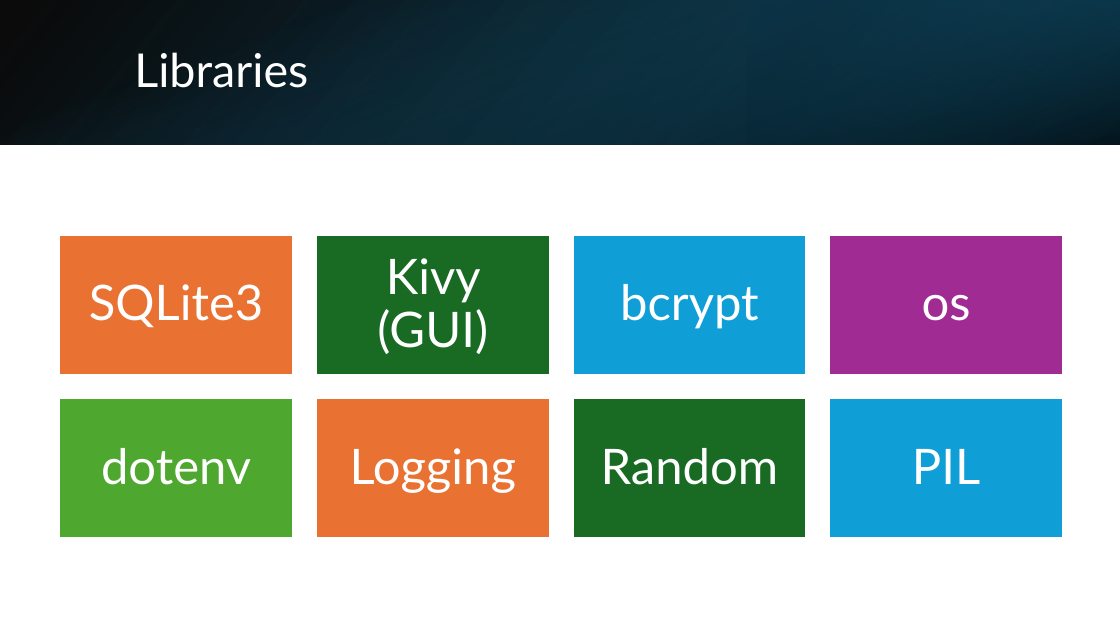
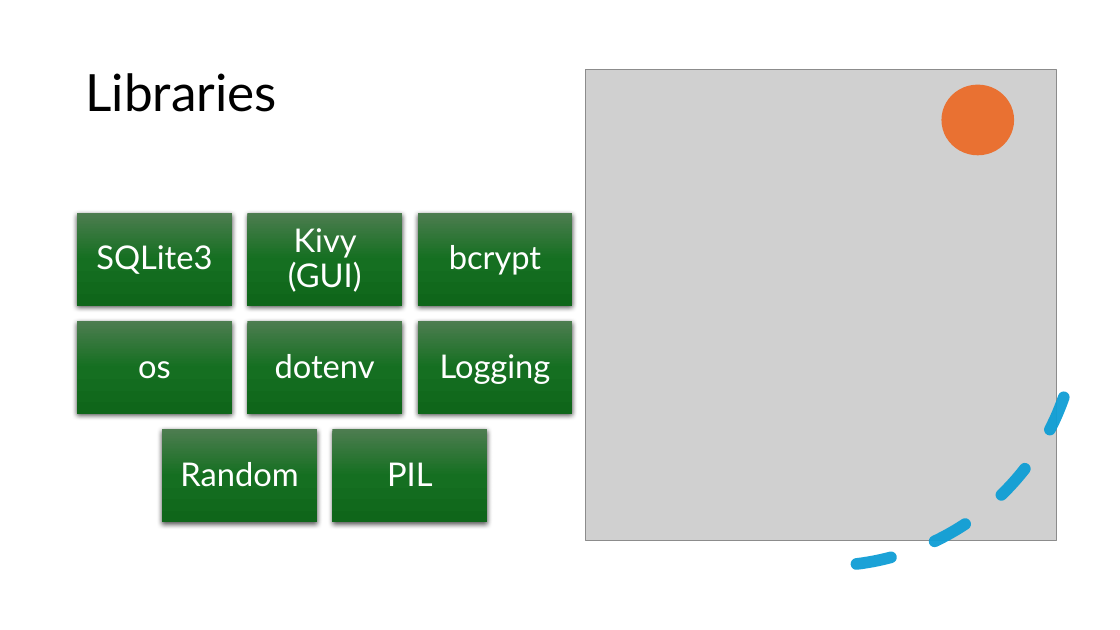
Before and after one commit to AishiDaBoi/BlackJackGUI, a slide deck: slide 3 of presentation/BlackJack.pptx. Drawn at 1120x630 pixels with LibreOffice and Linux fonts; fonts in the diff are those of the drawing; grey boxes stand for pictures. Boxes give left, top, right and bottom in pixels: in the first picture for what was removed or moved away, otherwise in the second. Text is boxed around its words. In the diff, an @@ line names an element or a change of style, - is before the commit and + after.

```diff
--- a/presentation/BlackJack.pptx
+++ b/presentation/BlackJack.pptx
@@ rectangle removed at bbox=[0, 0, 1120, 145] @@
@@ rectangle removed at bbox=[0, 0, 1120, 145] @@
@@ rectangle removed at bbox=[747, 0, 1120, 145] @@
@@ title "Libraries": place and size @@
-title "Libraries" at bbox=[134, 52, 308, 88]
+title "Libraries" at bbox=[85, 73, 276, 112]
@@ title "Libraries" at bbox=[85, 73, 276, 112]: size 40 to 44 pt, text colour #FFFFFF to #000000 @@
@@ arc (boxed as its full ellipse) added at bbox=[548, 35, 1106, 593], outline #0F9ED5 10 pt dashed @@
@@ picture added at bbox=[586, 70, 1056, 540] @@
@@ ellipse added at bbox=[942, 85, 1015, 155], fill #E97132 @@
@@ text "SQLite3": place and size @@
-text "SQLite3" at bbox=[89, 284, 263, 328]
+text "SQLite3" at bbox=[96, 245, 212, 274]
@@ rectangle at bbox=[77, 213, 232, 306]: fill #E97132 to gradient #4D7E50 to #156F21 to #0F661B; outline #FFFFFF 1.5 pt to none; shadow on @@
@@ rectangle: place and size @@
-rectangle at bbox=[60, 235, 293, 376]
+rectangle at bbox=[77, 213, 232, 306]
@@ text "Kivy (GUI)": place and size @@
-text "Kivy (GUI)" at bbox=[377, 258, 488, 354]
+text "Kivy (GUI)" at bbox=[288, 228, 362, 292]
@@ text "bcrypt": place and size @@
-text "bcrypt" at bbox=[620, 284, 759, 329]
+text "bcrypt" at bbox=[449, 245, 541, 275]
@@ text "os": place and size @@
-text "os" at bbox=[922, 295, 971, 321]
+text "os" at bbox=[138, 361, 171, 379]
@@ text "dotenv": place and size @@
-text "dotenv" at bbox=[101, 448, 251, 485]
+text "dotenv" at bbox=[275, 354, 375, 379]
@@ text "Logging": place and size @@
-text "Logging" at bbox=[350, 448, 516, 493]
+text "Logging" at bbox=[440, 354, 551, 384]
@@ group added at bbox=[77, 213, 572, 414]: 5 rectangles @@
@@ group removed at bbox=[316, 235, 1063, 539]: 5 rectangles @@
@@ text "Random": place and size @@
-text "Random" at bbox=[601, 448, 779, 485]
+text "Random" at bbox=[180, 462, 298, 487]
@@ rectangle: place and size @@
-rectangle at bbox=[60, 398, 293, 539]
+rectangle at bbox=[162, 429, 317, 523]
@@ rectangle at bbox=[162, 429, 317, 523]: fill #4EA72E to gradient #4D7E50 to #156F21 to #0F661B; outline #FFFFFF 1.5 pt to none; shadow on @@
@@ size 42 to 28 pt; less space between paragraphs in 8 elements at bbox=[96, 245, 212, 274], bbox=[288, 228, 362, 292], bbox=[440, 354, 551, 384], bbox=[275, 354, 375, 379], bbox=[449, 245, 541, 275], bbox=[138, 361, 171, 379], bbox=[180, 462, 298, 487], bbox=[387, 462, 432, 486] @@
@@ text "PIL": place and size @@
-text "PIL" at bbox=[912, 449, 980, 484]
+text "PIL" at bbox=[387, 462, 432, 486]
@@ rectangle: place and size @@
-rectangle at bbox=[316, 398, 549, 539]
+rectangle at bbox=[333, 429, 487, 523]
@@ rectangle at bbox=[333, 429, 487, 523]: fill #E97132 to gradient #4D7E50 to #156F21 to #0F661B; outline #FFFFFF 1.5 pt to none; shadow on @@
```
Also in this commit, not shown: 1 other slide changed, 1 other file.
